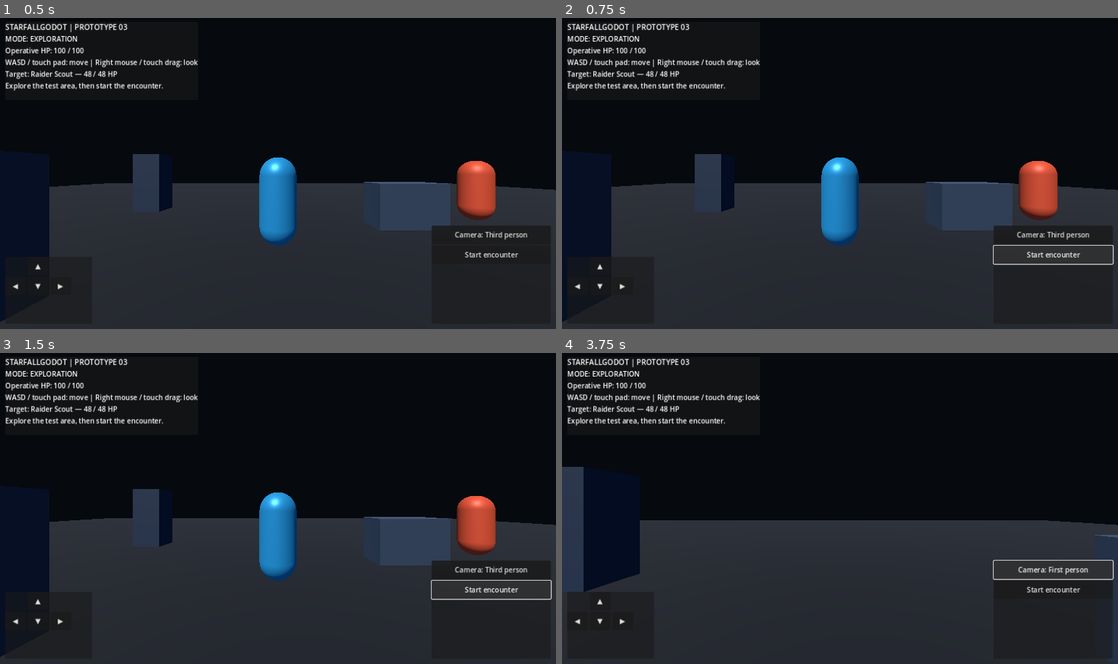
Above: before the commit, frames 1-4 (two rows, left to right).
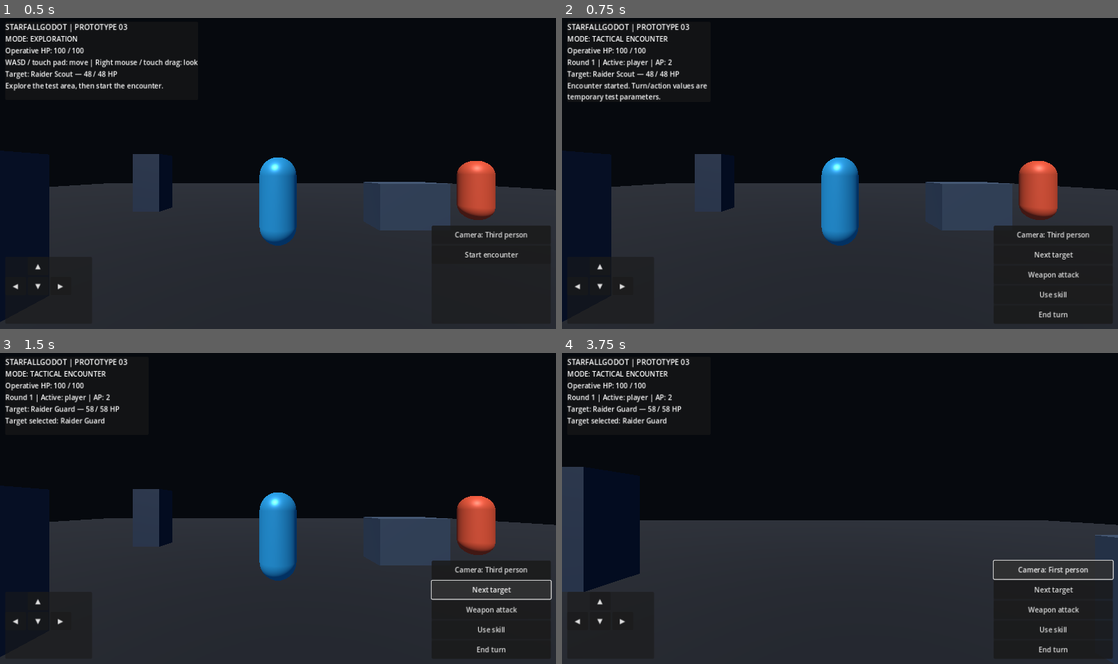
Above: after the commit, the same moments.

Repository: klioscreator/STARFALLGODOT
Game: Godot game, scene res://scenes/main.tscn
Same seed, same stepped clock (60 frames per second), same inputs: the game is played once before the commit and once after it.
Inputs (mouse positions are in pixels of both pictures, inside the frame that each line leads up to):
- Up to frame 1 (0.5 s): no input
- Up to frame 2 (0.75 s): click "Start encounter" at 0.5 s
- Up to frame 3 (1.5 s): click (489, 589) at 1.25 s, where only the run before the commit has a clickable "Start encounter"
- Up to frame 4 (3.75 s): click (1051, 589) at 2 s, where only the run after the commit has a clickable "Next target"; click (1051, 589) at 2.75 s, where only the run after the commit has a clickable "Next target"; click "Camera: Third person" at 3.5 s

Frame 1 is identical in both runs. In frame 2, 1.7% of the frame differs, in the area x 0-100%, y 5-97%; in frame 3, 1.5%; in frame 4, 1.5%.
Error before the commit: Invalid type in function 'start' in base 'RefCounted (TurnManager)'. The array of argument 1 (Array) does not have the same element type as the expected typed …

Commit message:
fix(phase-03): pass typed actor order to turn manager

Diff:
--- a/scripts/application/game_controller.gd
+++ b/scripts/application/game_controller.gd
@@ -326,7 +326,8 @@
 	player.position = Vector3.ZERO
 	selected_target_id = "enemy_scout"
 	turn_manager = TurnManager.new()
-	turn_manager.start([PLAYER_ID, "enemy_scout", "enemy_guard"], {
+	var actor_order: Array[String] = [PLAYER_ID, "enemy_scout", "enemy_guard"]
+	turn_manager.start(actor_order, {
 		PLAYER_ID: 2,
 		"enemy_scout": 1,
 		"enemy_guard": 1
